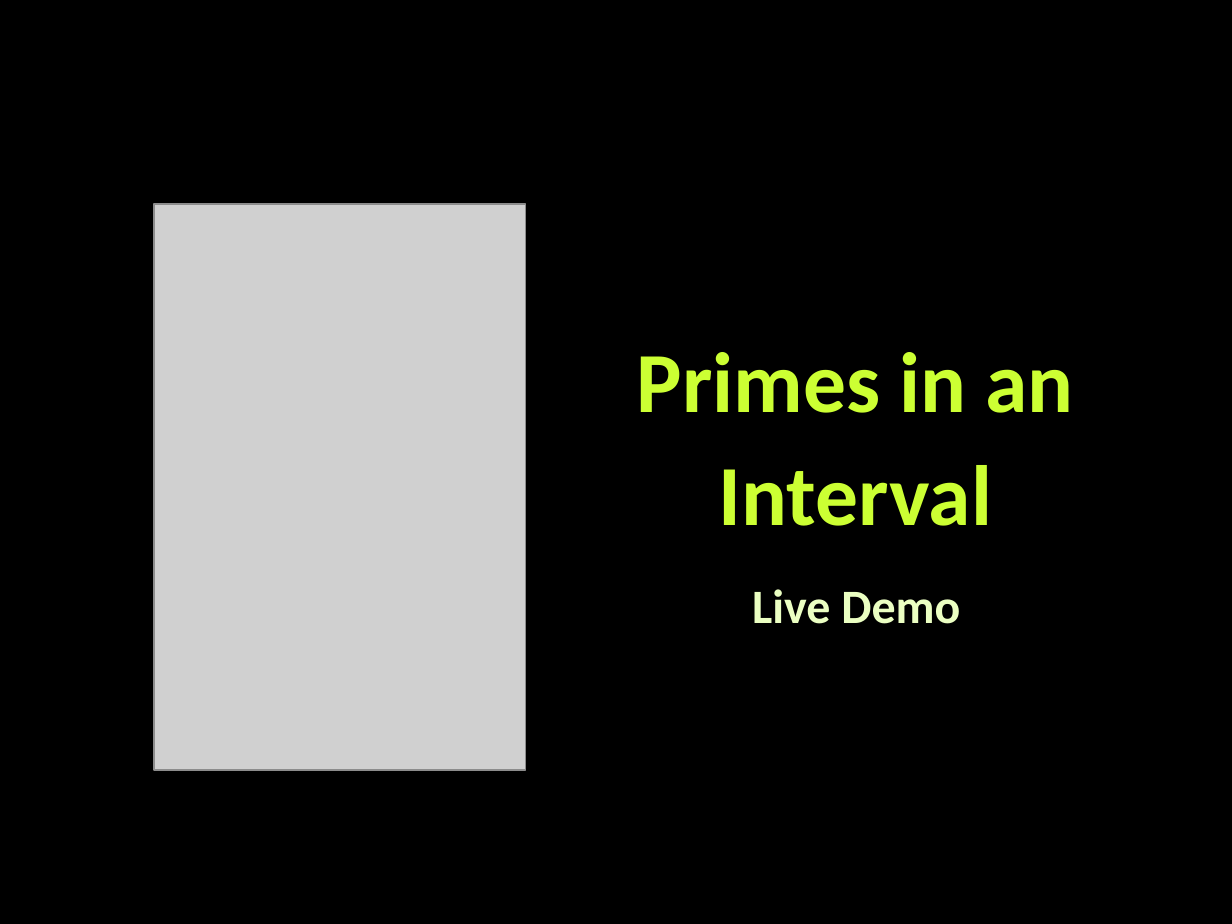
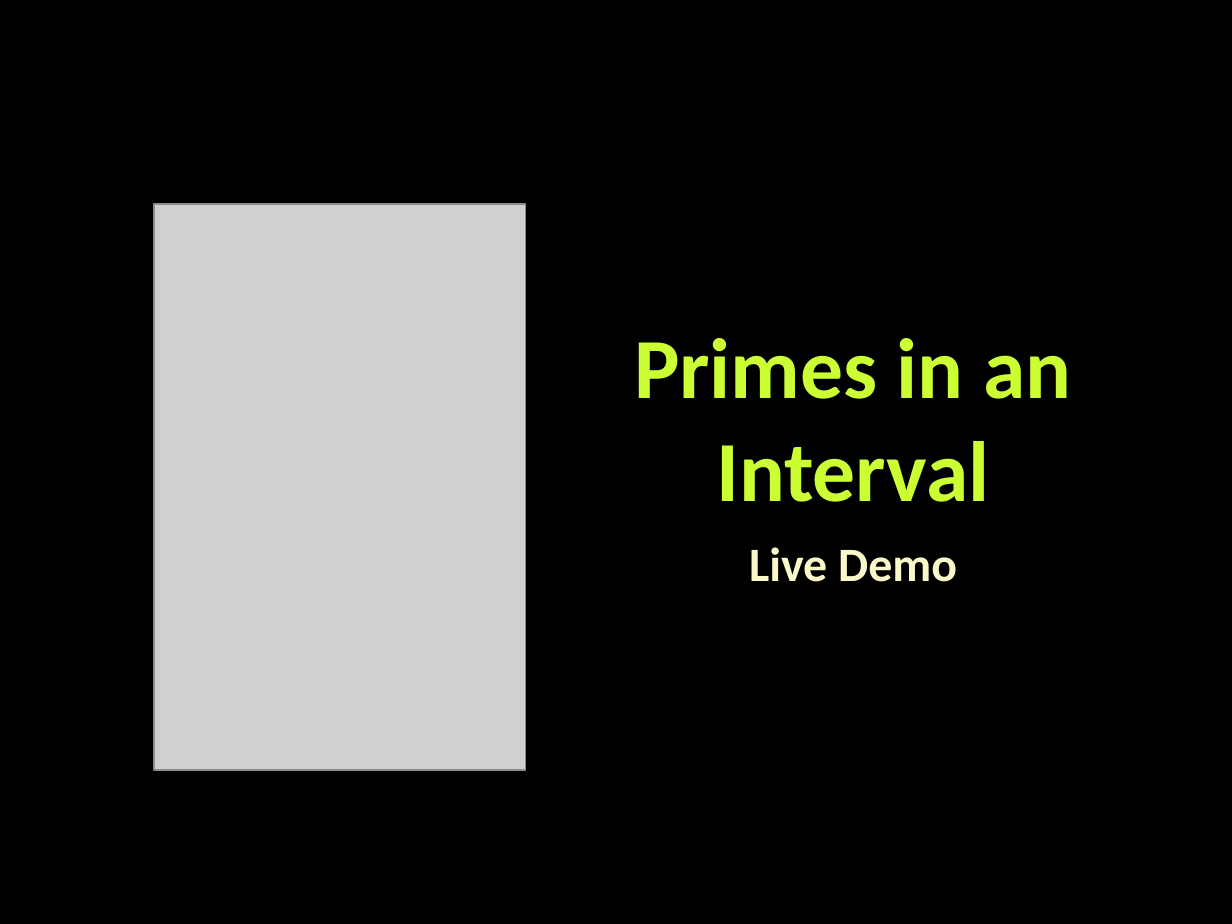
Before and after one commit to martin-nikolov/Telerik-Academy, a slide deck: slide 16 of Programming with C#/5. C# Data Structures and Algorithms/02. Linear Data Structures/Linear-Data-Structures.pptx. Drawn at 1232x924 pixels with LibreOffice and Linux fonts; fonts in the diff are those of the drawing; grey boxes stand for pictures; background and template pictures are left out. Boxes give left, top, right and bottom in pixels: in the first picture for what was removed or moved away, otherwise in the second. Text is boxed around its words. In the diff, an @@ line names an element or a change of style, - is before the commit and + after.

```diff
--- a/Programming with C#/5. C# Data Structures and Algorithms/02. Linear Data Structures/Linear-Data-Structures.pptx
+++ b/Programming with C#/5. C# Data Structures and Algorithms/02. Linear Data Structures/Linear-Data-Structures.pptx
@@ title "Primes in an Interval": place and size @@
-title "Primes in an Interval" at (637,352,1074,526)
+title "Primes in an Interval" at (634,338,1071,502)
@@ title "Primes in an Interval" at (634,338,1071,502): line spacing 1.1 to 1 @@
@@ subtitle "Live Demo": place and size @@
-subtitle "Live Demo" at (752,589,960,624)
+subtitle "Live Demo" at (749,547,957,582)
@@ subtitle "Live Demo" at (749,547,957,582): text colour #EBFFC2 to #FAF7C8; line spacing 1.1 to 1; more space between paragraphs; vertical alignment bottom to middle @@
```
Also in this commit, not shown: 20 other slides changed, 4 other files.
